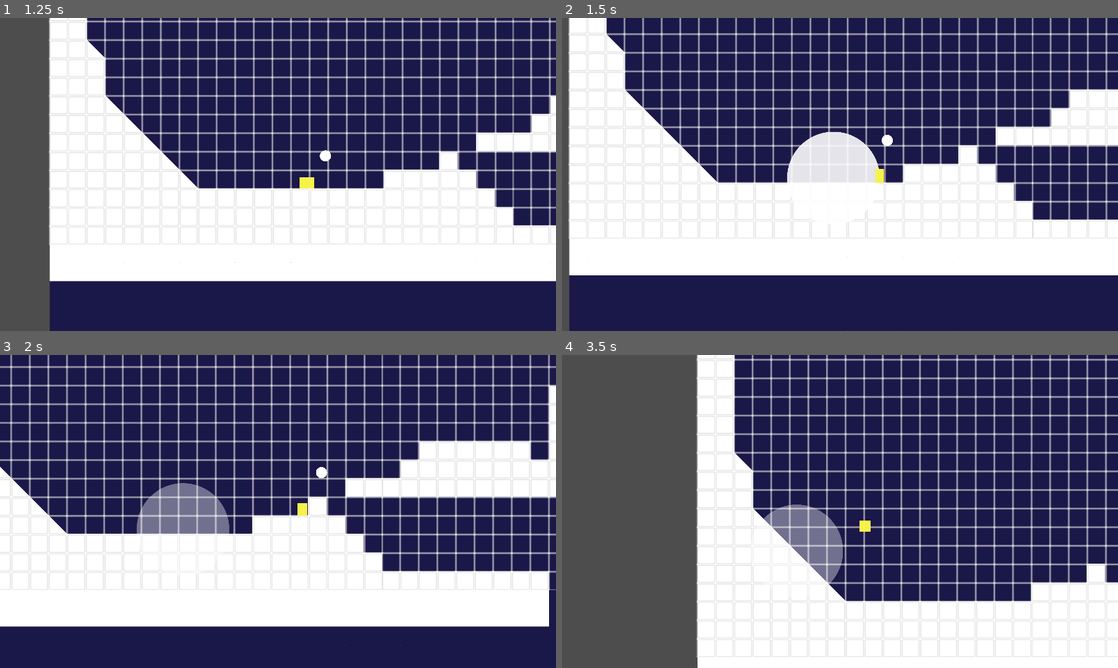
Above: before the commit, frames 1-4 (two rows, left to right).
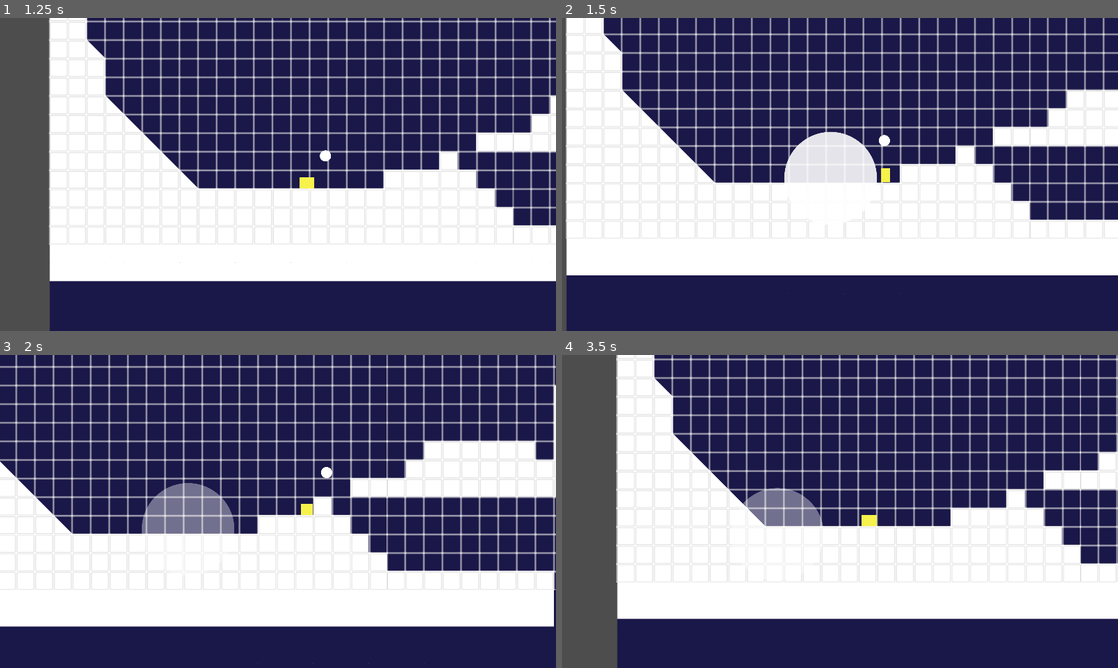
Above: after the commit, the same moments.

Repository: aectias/ShrimpFriedRice
Game: Godot game, scene res://World/World.tscn
Same seed, same stepped clock (60 frames per second), same inputs: the game is played once before the commit and once after it.
Inputs (mouse positions are in pixels of both pictures, inside the frame that each line leads up to):
- Up to frame 1 (1.25 s): move the mouse to (400, 158) at 0.52 s; hold Right (ui_right) from 0.53 s (still down); click (400, 158) at 0.6 s; tap Space (jump) at 0.77 s
- Up to frame 2 (1.5 s): keep holding Right (ui_right); move the mouse to (728, 190) at 1.27 s; click (728, 190) at 1.35 s
- Up to frame 3 (2 s): keep holding Right (ui_right); tap Space (jump) at 1.52 s
- Up to frame 4 (3.5 s): move the mouse to (895, 442) at 2.02 s; release Right (ui_right) at 2.03 s; hold Left (ui_left) 2.03-2.78 s; click (895, 442) at 2.1 s; move the mouse to (812, 574) at 2.77 s; hold Right (ui_right) from 2.78 s (still down); click (812, 574) at 2.85 s; tap Space (jump) at 3.02 s

Frame 1 is identical in both runs. In frame 2, 13% of the frame differs, in the area x 0-100%, y 0-100%; in frame 3, 15%; in frame 4, 55%, in the area x 9-100%, y 0-100%.

Commit message:
tweak to explosions

Diff:
--- a/2D-LevelDesignMap_01/Explosion.gd
+++ b/2D-LevelDesignMap_01/Explosion.gd
@@ -2,7 +2,7 @@
 
 var exploded = false;
 const Player = preload("res://Player/Player.tscn")
-const bomb_push_speed = 150;
+const bomb_push_speed = 750;
 const explosion_time_to_death = 1;
 const explosion_active_time = 0.2;
 var time_count = 0;
@@ -25,6 +25,6 @@
 	print_debug('test', body.position, position);
 	if not exploded:
 		if body is CharacterBody2D:
-			body.explosion_vector = (body.position - position).normalized() * bomb_push_speed
+			body.velocity += (body.position - position).normalized() * bomb_push_speed
 			exploded = true;
 	pass # Replace with function body.
--- a/2D-LevelDesignMap_01/Platforms/MovingPlatform.tscn
+++ b/2D-LevelDesignMap_01/Platforms/MovingPlatform.tscn
@@ -8,7 +8,7 @@
 move_to = Vector2(0, -64)
 
 [node name="ActualPlatform" type="AnimatableBody2D" parent="."]
-position = Vector2(0, 64)
+position = Vector2(0, -1.86071)
 collision_layer = 2
 
 [node name="CollisionPolygon2D" type="CollisionPolygon2D" parent="ActualPlatform"]
--- a/2D-LevelDesignMap_01/Player/Player.gd
+++ b/2D-LevelDesignMap_01/Player/Player.gd
@@ -40,7 +40,6 @@
 const Rocket = preload("res://Rocket.tscn")
 var rocket_timer : float = 0
 const rocket_timer_max : float = 0.5
-var explosion_vector = Vector2(0,0);
 # ----------------------------------- #
 
 
@@ -60,15 +59,10 @@
 	x_movement(delta)
 	jump_logic(delta)
 	apply_gravity(delta)
-	update_explosion_velocity(delta)
 
 	timers(delta)
 	move_and_slide()
 	shoot(delta)
-
-func update_explosion_velocity(delta: float) -> void:
-	velocity += explosion_vector;
-	explosion_vector *= 0.9;
 
 func shoot(delta: float) -> void:
 	if get_input()["just_shoot"]:
